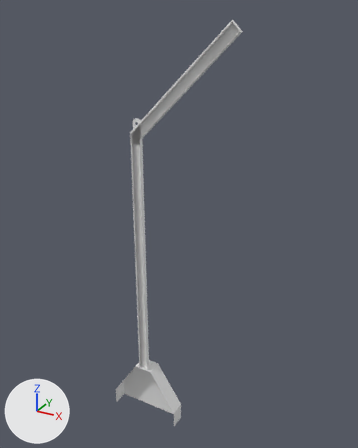
Renders of the FBX model Racer/Assets/Models/Hek modulair/Links/Modulair hek (links).fbx from each side of a commit.
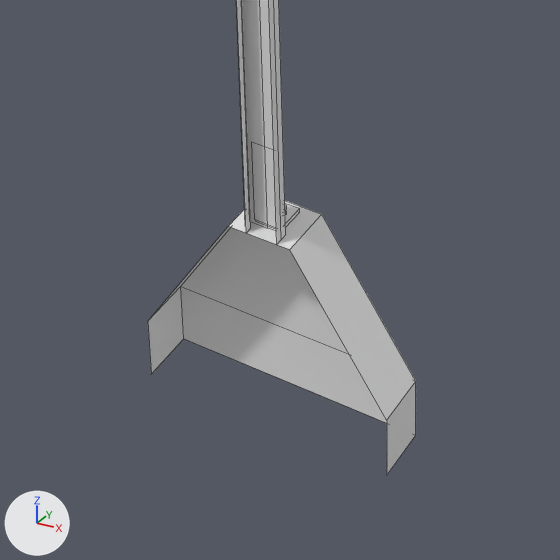
Old and new are each drawn whole from a 50 mm lens placed at (1.884, -1.121, 3.306), pointed at (0.251, 1.848, 1.821) and again close up on the part from 22% to 60% of the width and 69% to 100% of the height. The lights are fixed; the arrows at lower left show +X, +Y and +Z. The close-ups show mesh edges as thin lines. Where no turn or scale is listed for an object, it has been applied to the vertices.
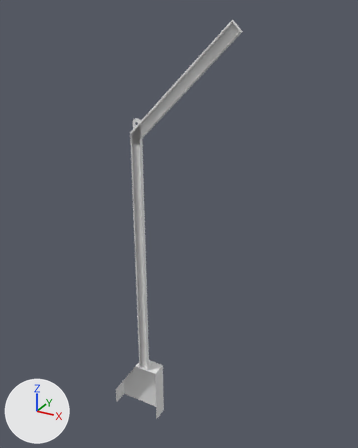
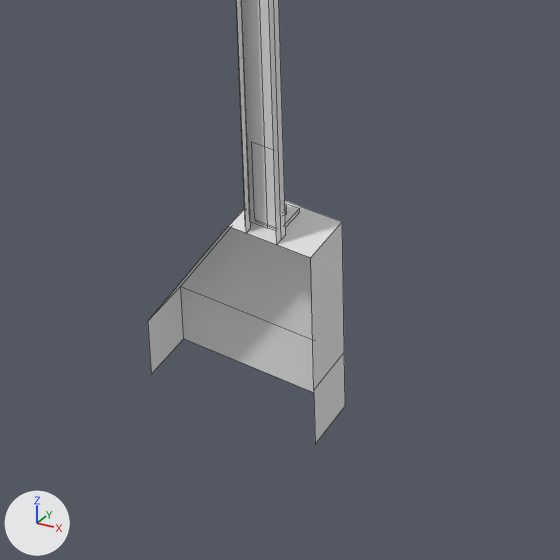
Changed parts and their boxes [x1, y1, x2, y2] in the close-ups (560 x 560 px; the box of a moved part takes in the faces that stretch with it):
'Cube.006', reshaped
    before: [148, 0, 416, 474]
    after: [148, 0, 345, 444]
part 1 of me_cube_007, moved or reshaped
    before: [286, 213, 416, 474]
    after: [286, 213, 345, 444]

What changed in the scene script:
```text
Change me_cube_007:
    where me_cube_007.from_pydata(...)  # 130 vertices, 102 faces; spans x -0.3..0.74, y 0.0..0.13, z 0.0..3.23
    used by ob_cube_006; location = (0.0, 1.668, 0.0)
    before: 9 (0.3, 0.0, 0.15) at pixel (386, 420), 10 (0.3, 0.0, 0.0) at pixel (386, 475), 125 (0.3, 0.13, 0.0) at pixel (415, 435), 128 (0.3, 0.13, 0.15) at pixel (415, 381)
    me_cube_007 part 1
    add for i in [9, 10, 125, 128]: me_cube_007.vertices[i].co += Vector((-0.18, 0.0, 0.0))
    me_cube_007.vertices[12].co: (0.08, 0.0, 0.5) -> (0.12, 0.0, 0.5)  # pixel (289, 249) -> pixel (310, 257)
    me_cube_007.vertices[129].co: (0.08, 0.13, 0.5) -> (0.12, 0.13, 0.5)  # pixel (321, 214) -> pixel (342, 221)
```
